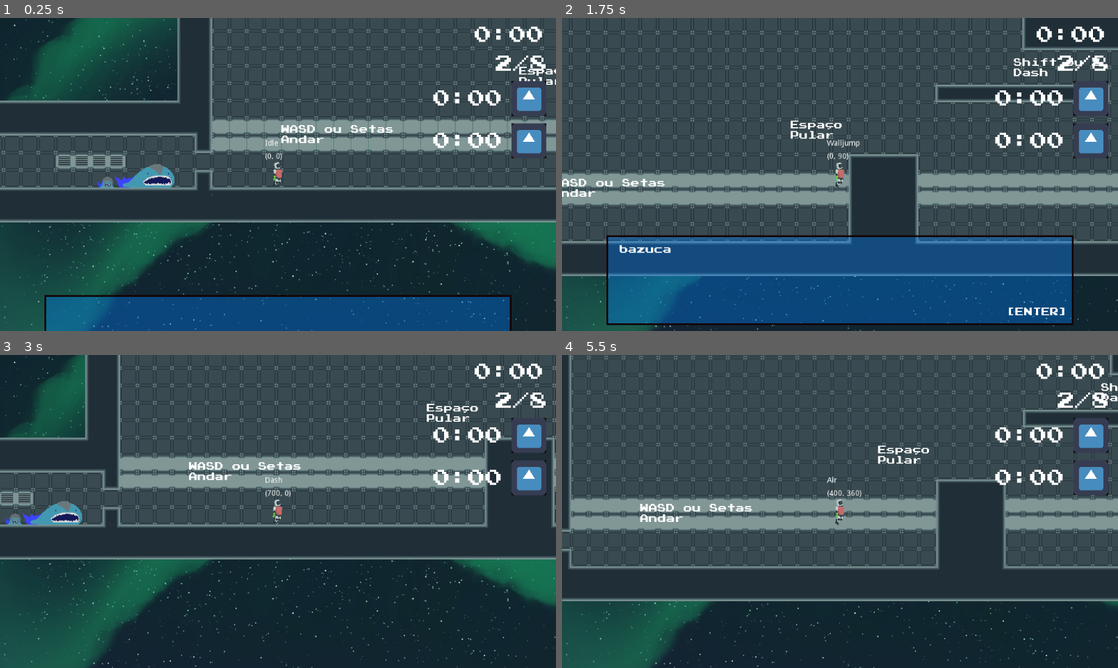
Above: before the commit, frames 1-4 (two rows, left to right).
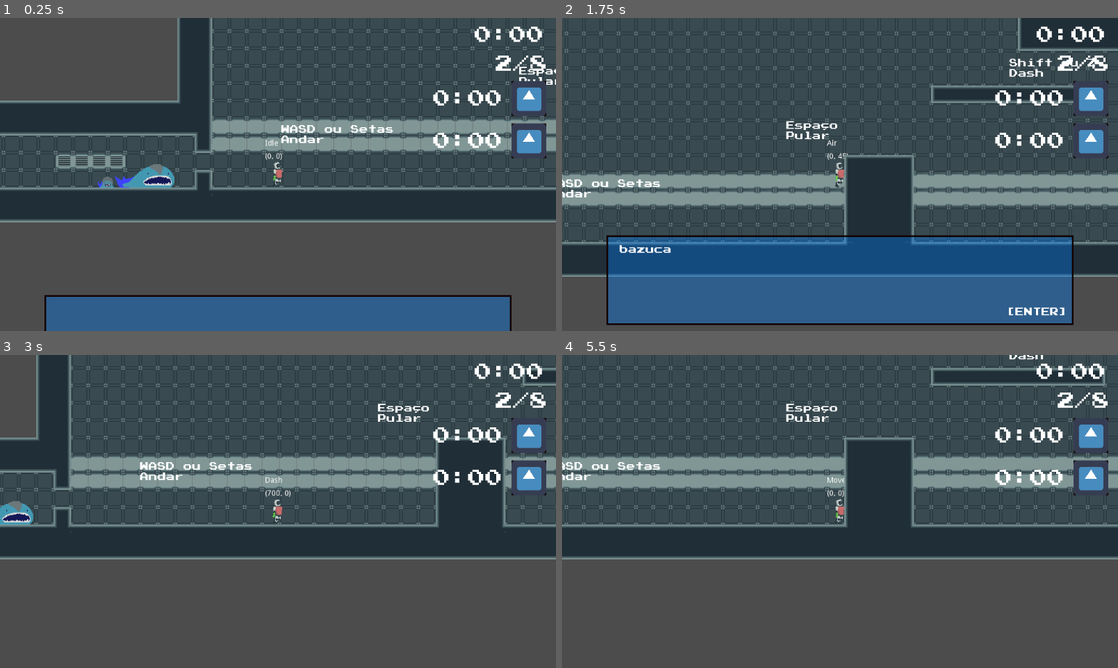
Above: after the commit, the same moments.

Repository: andrebariani/LostAndFound_GGJ2021
Game: Godot game, scene res://Main.tscn
Two runs of this game, one before a commit and one after it. Both use one fixed random seed, a clock stepped at 60 frames per second and the inputs below. The engine's default icon, where the game draws it, is replaced by a stand-in: a white triangle on a blue panel in a dark square.
Inputs:
- Up to frame 1 (0.25 s): no input
- Up to frame 2 (1.75 s): tap Enter (ui_accept) at 0.5, 1.35, 1.52 s; hold Enter (ui_accept) 0.53-1.28 s; hold Right (ui_right) from 0.53 s (still down); tap Shift (dash) at 0.6, 1.55 s
- Up to frame 3 (3 s): tap Enter (ui_accept) at 1.82 s; release Right (ui_right) at 2.03 s; hold Left (ui_left) 2.03-2.78 s; hold Enter (ui_accept) 2.03-2.78 s; tap Shift (dash) at 2.1, 2.85 s; hold Right (ui_right) from 2.78 s (still down)
- Up to frame 4 (5.5 s): tap Enter (ui_accept) at 3.02, 3.32, 4.52, 4.82 s; hold Enter (ui_accept) 3.53-4.28 s; release Right (ui_right) at 4.28 s; hold Left (ui_left) 4.28-5.03 s; tap Shift (dash) at 4.35, 5.1 s; hold Right (ui_right) from 5.03 s (still down); hold Enter (ui_accept) from 5.03 s (still down)

The runs differ from the first frame. In frame 1, 43% of the frame differs, in the area x 0-100%, y 0-100%; in frame 2, 26%; in frame 3, 49%; in frame 4, 61%.

Commit message:
Bariani (#9)
* player can pick items

* esqueci do script do grab aushaushuas

Diff:
--- /dev/null
+++ b/Items/ItemBase.gd
@@ -0,0 +1,32 @@
+extends RigidBody2D
+
+
+export var texture: Texture
+export var id: int
+export var item_name: String
+
+
+onready var collision = $CollisionShape2D
+onready var sprite = $Sprite
+onready var dispenser = get_parent()
+
+
+var pos = Vector2(0,0)
+var destroyed = false
+
+
+func _ready():
+	self.add_to_group(item_name)
+	sprite.texture = texture
+
+
+func throw():
+	pass
+
+
+func destroy():
+	destroyed = true
+
+
+func set_in_range(v):
+	pass
--- /dev/null
+++ b/Items/ItemBase.tscn
@@ -0,0 +1,15 @@
+[gd_scene load_steps=3 format=2]
+
+[ext_resource path="res://Items/ItemBase.gd" type="Script" id=1]
+
+[sub_resource type="CircleShape2D" id=1]
+radius = 8.0
+
+[node name="ItemBase" type="RigidBody2D"]
+position = Vector2( -1184, 544 )
+script = ExtResource( 1 )
+
+[node name="CollisionShape2D" type="CollisionShape2D" parent="."]
+shape = SubResource( 1 )
+
+[node name="Sprite" type="Sprite" parent="."]
--- /dev/null
+++ b/objects/Button.gd
@@ -0,0 +1,19 @@
+extends Area2D
+
+onready var p = null
+onready var d = get_parent()
+
+func _on_Button_body_entered(body):
+	if body.name == "Player":
+		p = body
+
+
+func _on_Button_body_exited(body):
+	if body.name == "Player":
+		p = null
+
+
+func _physics_process(delta):
+	if p:
+		if p.inputs.grab:
+			d.force_spawn()
--- /dev/null
+++ b/objects/Checkpoint.gd
@@ -0,0 +1,6 @@
+extends Area2D
+
+
+func _on_Checkpoint_body_entered(body):
+	if body.name == "Player":
+		body.checkpoint_pos = self.global_position
--- /dev/null
+++ b/objects/Checkpoint.tscn
@@ -0,0 +1,13 @@
+[gd_scene load_steps=3 format=2]
+
+[ext_resource path="res://objects/Checkpoint.gd" type="Script" id=1]
+
+[sub_resource type="RectangleShape2D" id=1]
+extents = Vector2( 10, 40 )
+
+[node name="Checkpoint" type="Area2D"]
+script = ExtResource( 1 )
+
+[node name="CollisionShape2D" type="CollisionShape2D" parent="."]
+shape = SubResource( 1 )
+[connection signal="body_entered" from="." to="." method="_on_Checkpoint_body_entered"]
--- /dev/null
+++ b/objects/Dispenser.gd
@@ -0,0 +1,45 @@
+extends Position2D
+
+
+onready var item_base = preload("res://Items/ItemBase.tscn")
+
+
+onready var item = {
+	texture = Texture,
+	id = 0,
+	item_name = ""
+}
+
+
+func _physics_process(delta):
+	var i = get_tree().get_nodes_in_group("Items")
+	if i:
+		if i.item_name == item.item_name:
+			if i.destroyed:
+				i.queue_free()
+				spawn()
+
+func _ready():
+	var i = get_child(2)
+
+	item.texture = i.texture
+	item.id = i.id
+	item.item_name = i.item_name
+
+
+func spawn():
+	var i = item_base.instance()
+	i.texture = item.texture
+	i.id = item.id
+	i.item_name = item.item_name
+	i.global_position = self.global_position
+	print_debug(i.global_position)
+	self.get_parent().add_child(i)
+
+
+func force_spawn():
+	var i = get_tree().get_nodes_in_group("Items")
+	if i:
+		if i.item_name == item.item_name:
+			i.queue_free()
+			spawn()
--- /dev/null
+++ b/objects/Dispenser.tscn
@@ -0,0 +1,17 @@
+[gd_scene load_steps=4 format=2]
+
+[ext_resource path="res://objects/Dispenser.gd" type="Script" id=1]
+[ext_resource path="res://objects/Button.gd" type="Script" id=2]
+
+[sub_resource type="RectangleShape2D" id=1]
+
+[node name="Dispenser" type="Position2D"]
+script = ExtResource( 1 )
+
+[node name="Button" type="Area2D" parent="."]
+script = ExtResource( 2 )
+
+[node name="CollisionShape2D" type="CollisionShape2D" parent="Button"]
+shape = SubResource( 1 )
+[connection signal="body_entered" from="Button" to="Button" method="_on_Button_body_entered"]
+[connection signal="body_exited" from="Button" to="Button" method="_on_Button_body_exited"]
--- /dev/null
+++ b/player/GrabRange.gd
@@ -0,0 +1,74 @@
+extends Area2D
+
+var p = null
+signal can_grab
+
+var item_in_range
+var is_held = false
+
+var item_base = preload("res://Items/ItemBase.tscn")
+
+var item = {
+	texture = Texture,
+	id = 0,
+	item_name = ""
+}
+
+onready var item_sprite = $ItemPlace/Sprite
+onready var collision = $CollisionShape2D
+onready var timer = $Timer
+
+
+func init(_p):
+	p = _p
+
+
+func _physics_process(delta):
+	pass
+
+
+func grab_nearest():
+	if item_in_range:
+		collision.disabled = true
+		item.texture = item_in_range.texture
+		item.id = item_in_range.id
+		item.item_name = item_in_range.item_name
+		item_sprite.texture = item_in_range.sprite.texture
+		item_in_range.queue_free()
+		item_in_range = null
+		item_sprite.visible = true
+		is_held = true
+
+
+func throw():
+	if item_sprite.visible == true and is_held == true:
+		var i = item_base.instance()
+		i.texture = item.texture
+		i.id = item.id
+		i.item_name = item.item_name
+		i.global_position = $ItemPlace.global_position
+		if p.input_dir_vector.x != 0:
+			i.throw(p.ori)
+		else:
+			i.throw(0)
+		p.get_parent().add_child(i)
+		timer.start()
+		item_sprite.visible = false
+		is_held = false
+
+
+func _on_GrabRange_body_entered(body):
+	if item_in_range == null and body.name.find("Item") != -1:
+		body.set_in_range(true)
+		item_in_range = body
+
+
+func _on_GrabRange_body_exited(body):
+	if item_in_range and not is_held:
+		if body.get_instance_id() == item_in_range.get_instance_id():
+			item_in_range = null
+			body.set_in_range(false)
+
+
+func _on_Timer_timeout():
+	collision.disabled = false
--- a/player/Player.gd
+++ b/player/Player.gd
@@ -24,6 +24,7 @@
 onready var sm = $States
 onready var inputHelper = $Inputs
 onready var playerBody = $PlayerBody
+onready var grabRange = $PlayerBody/GrabRange
 onready var debug = $Debug
 
 
@@ -56,11 +57,12 @@
 
 
 var inputs = {
-	input_jump_p = 0,
-	input_jump_jp = 0,
-	input_jump_jr = 0,
-	input_sprint = 0,
-	input_dash = 0
+	jump_p = 0,
+	jump_jp = 0,
+	jump_jr = 0,
+	sprint = 0,
+	dash = 0,
+	grab = 0
 }
 
 
@@ -86,11 +88,17 @@
 
 var has_control = true
 var debug_on = true
+var is_held = false
+
+
+var item
+var checkpoint_pos
+
 
 func _ready():
-
 	sm.init(self, "Idle")
 	inputHelper.init(self)
+	grabRange.init(self)
 	gravity_dir = START_GRAVITY_DIR
 
 	if debug_on:
@@ -105,7 +113,15 @@
 
 	sm.run_sm(delta)
 
-	self.apply_velocity()
+	if inputs.grab:
+		if grabRange.is_held:
+			grabRange.throw()
+		else:
+			grabRange.grab_nearest()
+
+	self.apply_velocity(delta)
+
+	self.take_damage()
 
 	if debug_on:
 		debug.get_child(0).set_text(str(velocity))
@@ -113,9 +129,15 @@
 		pass
 
 
-func apply_velocity():
-	var _snaps = [Vector2(0, 31), Vector2(31, 0), Vector2(0, -31), Vector2(31, 0)]
+func apply_velocity(delta):
+	var snaps = [Vector2(0, 16), Vector2(16, 0), Vector2(0, -16), Vector2(-16, 0)]
 	var floor_normals = [Vector2(0, -1), Vector2(-1, 0), Vector2(0, 1), Vector2(1, 0)]
+
+	if sm.state_curr == "Walljump":
+		if ori != -last_velocity_move_sign:
+			change_ori(-last_velocity_move_sign)
+	else:
+		change_ori(sign(input_dir_vector.x))
 
 	if gravity_on:
 		velocity_jump = approach(velocity_jump, air_final_speed, gravity)
@@ -134,7 +156,8 @@
 			velocity.y = velocity_move
 			velocity.x = -velocity_jump
 
-	velocity = move_and_slide(velocity, floor_normals[gravity_dir])
+	velocity = move_and_slide_with_snap(velocity, snaps[gravity_dir], \
+		floor_normals[gravity_dir])
 
 
 func update_cooldown():
@@ -148,7 +171,6 @@
 		playerBody.scale.x *= -1
 
 
-
 func approach(a, b, amount):
 	if (a < b):
 		a += amount
@@ -159,3 +181,7 @@
 		if(a < b):
 			return b
 	return a
+
+
+func take_damage():
+	pass
--- a/player/Player.tscn
+++ b/player/Player.tscn
@@ -9,10 +9,14 @@
 [ext_resource path="res://player/StateMachine/state_dash.gd" type="Script" id=7]
 [ext_resource path="res://player/StateMachine/state_walljump.gd" type="Script" id=8]
 [ext_resource path="res://player/player_body/PlayerBody.tscn" type="PackedScene" id=9]
-[ext_resource path="res://assets/images/space_background.png" type="Texture" id=10]
+[ext_resource path="res://player/GrabRange.gd" type="Script" id=10]
+[ext_resource path="res://assets/images/space_background.png" type="Texture" id=11]
 
 [sub_resource type="RectangleShape2D" id=1]
-extents = Vector2( 16, 24 )
+extents = Vector2( 8, 20 )
+
+[sub_resource type="CircleShape2D" id=2]
+radius = 24.0
 
 [node name="Player" type="KinematicBody2D"]
 script = ExtResource( 1 )
@@ -45,6 +49,7 @@
 script = ExtResource( 4 )
 
 [node name="Hitbox" type="CollisionShape2D" parent="."]
+position = Vector2( 0, 4 )
 shape = SubResource( 1 )
 
 [node name="Debug" type="Control" parent="."]
@@ -76,6 +81,30 @@
 current = true
 
 [node name="PlayerBody" parent="." instance=ExtResource( 9 )]
+scale = Vector2( -1, 1 )
+
+[node name="GrabRange" type="Area2D" parent="PlayerBody"]
+rotation = 3.14159
+scale = Vector2( 1, -1 )
+script = ExtResource( 10 )
+
+[node name="ItemPlace" type="Position2D" parent="PlayerBody/GrabRange"]
+position = Vector2( 16, 0 )
+
+[node name="Sprite" type="Sprite" parent="PlayerBody/GrabRange/ItemPlace"]
+scale = Vector2( 0.25, 0.25 )
+z_index = 1
+
+[node name="CollisionShape2D" type="CollisionShape2D" parent="PlayerBody/GrabRange"]
+position = Vector2( 16, 0 )
+shape = SubResource( 2 )
+
+[node name="Timer" type="Timer" parent="PlayerBody/GrabRange"]
+wait_time = 0.5
+one_shot = true
+[connection signal="body_entered" from="PlayerBody/GrabRange" to="PlayerBody/GrabRange" method="_on_GrabRange_body_entered"]
+[connection signal="body_exited" from="PlayerBody/GrabRange" to="PlayerBody/GrabRange" method="_on_GrabRange_body_exited"]
+[connection signal="timeout" from="PlayerBody/GrabRange/Timer" to="PlayerBody/GrabRange" method="_on_Timer_timeout"]
 
 [node name="ParallaxBackground" type="ParallaxBackground" parent="."]
 
--- /dev/null
+++ b/player/PlayerCamera.gd
@@ -0,0 +1,7 @@
+extends Node
+
+
+var p = null
+
+func init(_player):
+	p = _player
--- a/player/PlayerInputs.gd
+++ b/player/PlayerInputs.gd
@@ -20,25 +20,21 @@
 	player.input_dir_vector.y = Input.get_action_strength("ui_down") \
 								- Input.get_action_strength("ui_up")
 
-	if player.input_dir_vector.y == 1:
-		#player.AIR_FINAL_SPEED = 3000
-		player.GRAVITY = 60
-
-	if player.input_dir_vector.x != 0:
-		player.change_ori(player.input_dir_vector.x)
+	if Input.is_action_just_pressed("ui_down"):
+		player.inputs.grab = 1
 
 	if Input.is_action_pressed("ui_accept"):
-		player.inputs.input_jump_p = 1
+		player.inputs.jump_p = 1
 
 	if Input.is_action_just_pressed("ui_accept"):
-		player.inputs.input_jump_jp = 1
+		player.inputs.jump_jp = 1
 
 	if Input.is_action_just_released("ui_accept"):
-		player.inputs.input_jump_jr = 1
+		player.inputs.jump_jr = 1
 
 	if Input.is_action_pressed("sprint"):
-		player.inputs.input_sprint = 1
+		player.inputs.sprint = 1
 
 	if Input.is_action_just_pressed("dash") and player.CAN_DASH:
-		player.inputs.input_dash = 1
+		player.inputs.dash = 1
 	pass
--- a/player/StateMachine/StateMachine.gd
+++ b/player/StateMachine/StateMachine.gd
@@ -15,6 +15,7 @@
 		self.states[state_node.name] = state_node
 		state_node.stateMachine = self
 		state_node.p = self.entity
+
 	state_next = initial_state
 
 
@@ -29,5 +30,5 @@
 
 
 func change_state(new_state:String):
-	print_debug(new_state)
+	# print_debug(new_state)
 	state_next = new_state
--- a/player/StateMachine/state_air.gd
+++ b/player/StateMachine/state_air.gd
@@ -12,24 +12,29 @@
 func run(_delta):
 	var dir = p.input_dir_vector
 
-	if stateMachine.state_last == "Walljump" and  \
-			p.cooldowns.air_momentum.value < p.cooldowns.air_momentum.max_value:
-		p.velocity_move = p.max_speed * -p.last_velocity_move_sign
+	if p.cooldowns.air_momentum.value != p.cooldowns.air_momentum.max_value:
+		if p.cooldowns.air_momentum.value > p.cooldowns.air_momentum.max_value / 3 \
+				and dir.x == (p.last_velocity_move_sign):
+			p.cooldowns.air_momentum.value = p.cooldowns.air_momentum.max_value
+			p.velocity_move = p.approach(p.velocity_move, p.max_speed * dir.x, p.air_acc)
+		else:
+			p.velocity_move = p.approach(p.velocity_move, p.max_speed *  \
+				-p.last_velocity_move_sign, p.air_acc)
 	else:
 		p.velocity_move = p.approach(p.velocity_move, p.max_speed * dir.x, p.air_acc)
 
-	if p.inputs.input_jump_jp:
+	if p.inputs.jump_jp:
 		if p.cooldowns.coyote.value < p.cooldowns.coyote.max_value:
 			p.velocity_jump = -p.max_jump
 
-	if p.inputs.input_jump_jr:
+	if p.inputs.jump_jr:
 		if(p.velocity_jump  < p.min_jump*-1):
 			p.velocity_jump = p.min_jump*-1
 
 	if p.is_on_ceiling():
 		p.velocity_jump = 0
 
-	if p.inputs.input_dash:
+	if p.inputs.dash:
 		p.cooldowns.dash.value = 0
 		stateMachine.change_state("Dash")
 	elif p.is_on_wall() and p.CAN_WALLJUMP and p.velocity_jump > -90:
--- a/player/StateMachine/state_idle.gd
+++ b/player/StateMachine/state_idle.gd
@@ -20,12 +20,12 @@
 	if p.is_on_floor():
 		p.velocity_jump = 0
 
-	if p.inputs.input_dash:
+	if p.inputs.dash:
 		p.cooldowns.dash.value = 0
 		stateMachine.change_state("Dash")
-	elif p.input_dir_vector != Vector2.ZERO:
+	elif p.input_dir_vector.x != 0:
 		stateMachine.change_state("Move")
-	elif p.inputs.input_jump_jp:
+	elif p.inputs.jump_jp:
 		p.velocity_jump = -p.max_jump
 		p.floor_jump = true
 		stateMachine.change_state("Air")
--- a/player/StateMachine/state_move.gd
+++ b/player/StateMachine/state_move.gd
@@ -11,27 +11,27 @@
 
 func run(_delta):
 	var dir = p.input_dir_vector
-	if not p.is_on_wall():
-		if p.inputs.input_sprint:
-			p.velocity_move = p.approach(p.velocity_move, (p.max_speed + 200) * dir.x, p.floor_acc)
-		else:
-			p.velocity_move = p.approach(p.velocity_move, p.max_speed * dir.x, p.floor_acc)
+	if p.inputs.sprint:
+		p.max_speed = p.MAX_SPEED + 200
 	else:
-		p.velocity_move = 0
+		p.max_speed = p.MAX_SPEED
+
+	p.velocity_move = p.approach(p.velocity_move, p.max_speed * dir.x, p.floor_acc)
+
 	p.floor_jump = false
 
 	if p.is_on_floor():
 		p.velocity_jump = 0
 
-	if p.inputs.input_dash:
+	if p.inputs.dash:
 		p.cooldowns.dash.value = 0
 		stateMachine.change_state("Dash")
-	elif p.inputs.input_jump_jp:
+	elif p.inputs.jump_jp:
 		p.velocity_jump = -p.max_jump
 		p.floor_jump = true
 		stateMachine.change_state("Air")
 	elif not p.is_on_floor():
 		p.cooldowns.coyote.value = 0
 		stateMachine.change_state("Air")
-	elif dir == Vector2.ZERO:
+	elif dir.x == 0 or p.is_on_wall():
 		stateMachine.change_state("Idle")
--- a/player/StateMachine/state_walljump.gd
+++ b/player/StateMachine/state_walljump.gd
@@ -22,22 +22,24 @@
 
 	p.floor_jump = false
 
+	if p.input_dir_vector.x == 0:
+		if p.cooldowns.walljump.value == p.cooldowns.walljump.max_value:
+			p.gravity_on = true
+			p.velocity_move == 0
+			stateMachine.change_state("Air")
+	else:
+		p.cooldowns.walljump.value = 0
+
 	if p.is_on_floor():
 		p.gravity_on = true
 		p.velocity_jump = 0
 		stateMachine.change_state("Idle")
-	elif p.inputs.input_jump_jp:
+	elif p.inputs.jump_jp:
 		p.velocity_jump = -(p.max_jump - 100)
 		p.velocity_move = p.last_velocity_move_sign * -1 * (p.max_speed)
 		p.gravity_on = true
 		p.cooldowns.air_momentum.value = 0
 		stateMachine.change_state("Air")
-	elif p.is_on_floor():
-		p.gravity_on = true
-		if p.velocity_move == 0:
-			stateMachine.change_state("Idle")
-		else:
-			stateMachine.change_state("Move")
 	elif not p.is_on_wall():
 		p.gravity_on = true
 		p.velocity_move = 0
